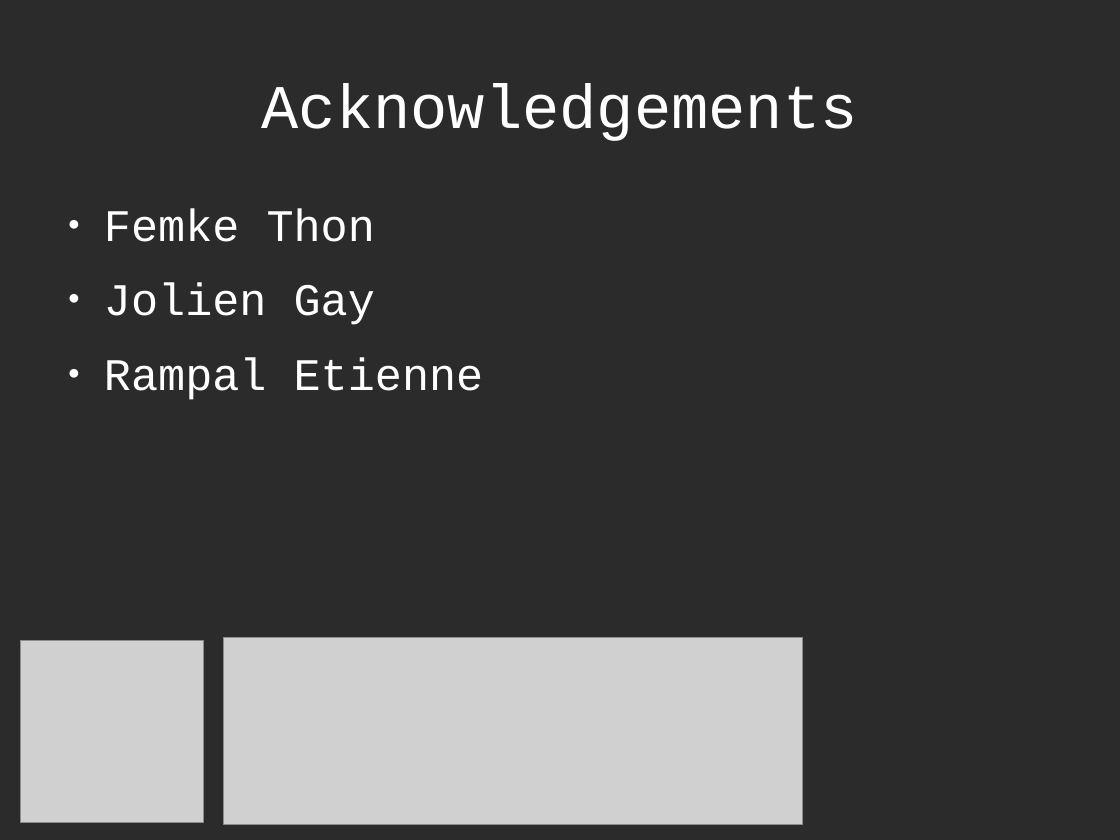
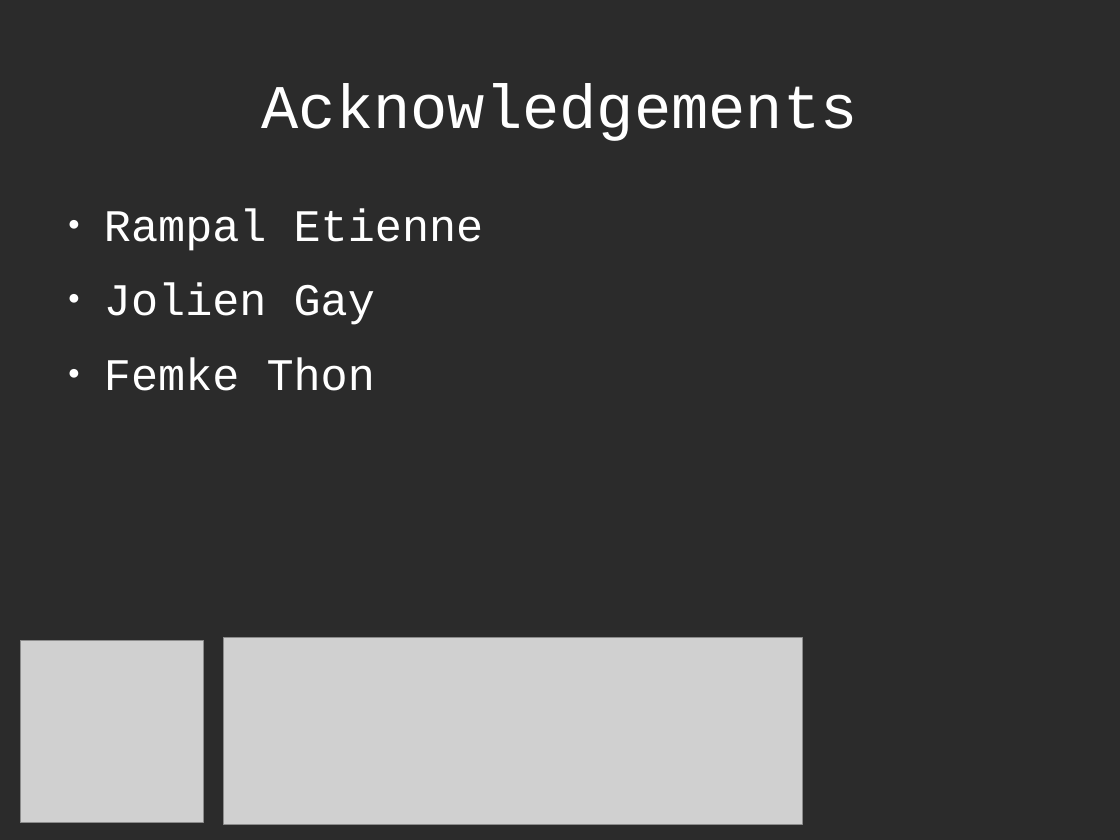
Before and after one commit to richelbilderbeek/Science, a slide deck: slide 21 of Bilderbeek20170213TresMeeting/20170213TresMeeting.odp (slide 18 before the commit). Drawn at 1120x840 pixels with LibreOffice and Linux fonts; fonts in the diff are those of the drawing; grey boxes stand for pictures; background and template pictures are left out; a plain dark background stands for a picture behind light text. Boxes give left, top, right and bottom in pixels: in the first picture for what was removed or moved away, otherwise in the second. Text is boxed around its words. In the diff, an @@ line names an element or a change of style, - is before the commit and + after.

```diff
--- a/Bilderbeek20170213TresMeeting/20170213TresMeeting.odp
+++ b/Bilderbeek20170213TresMeeting/20170213TresMeeting.odp
@@ text at (104,209,484,325): paragraphs added @@
+● Rampal Etienne
+● Jolien Gay
@@ text at (104,283,484,400): paragraphs removed @@
-● Jolien Gay
-● Rampal Etienne
```
Also in this commit, not shown: 3 other slides changed, 5 slides added, 2 slides removed, 5 other files.
